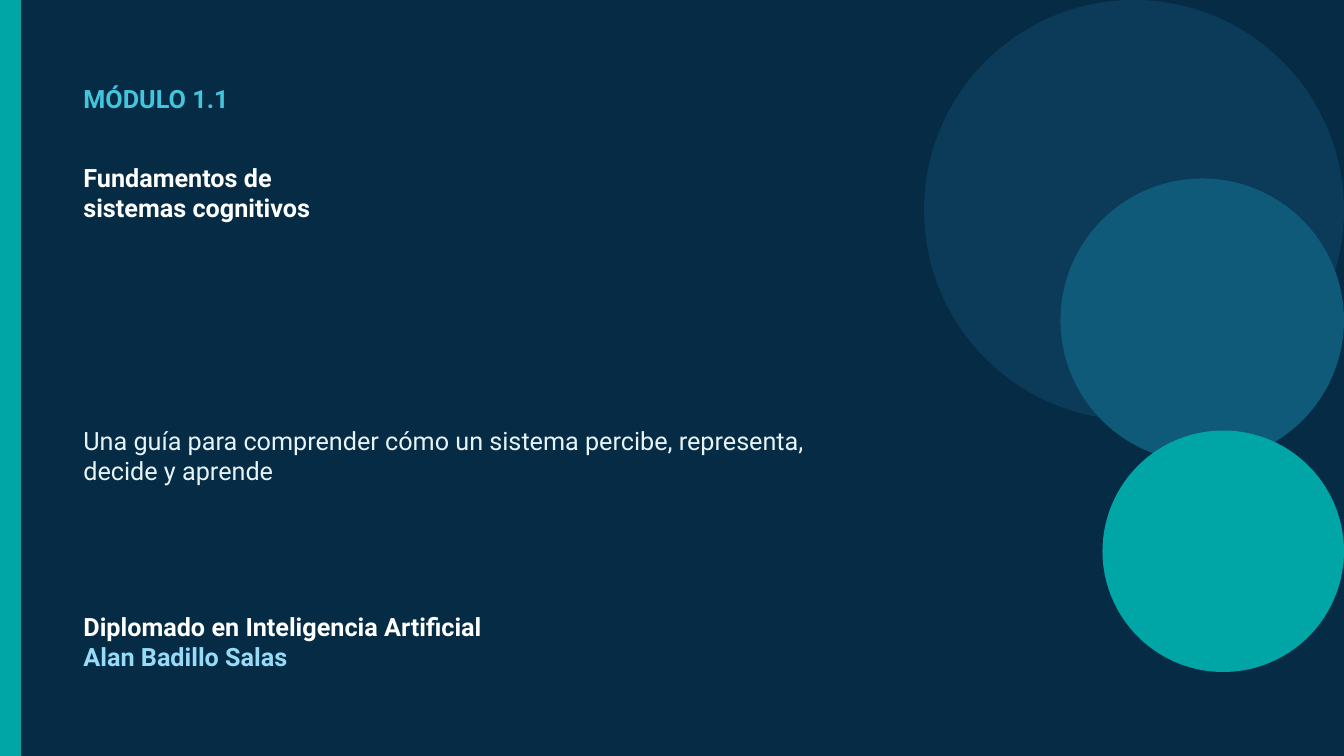
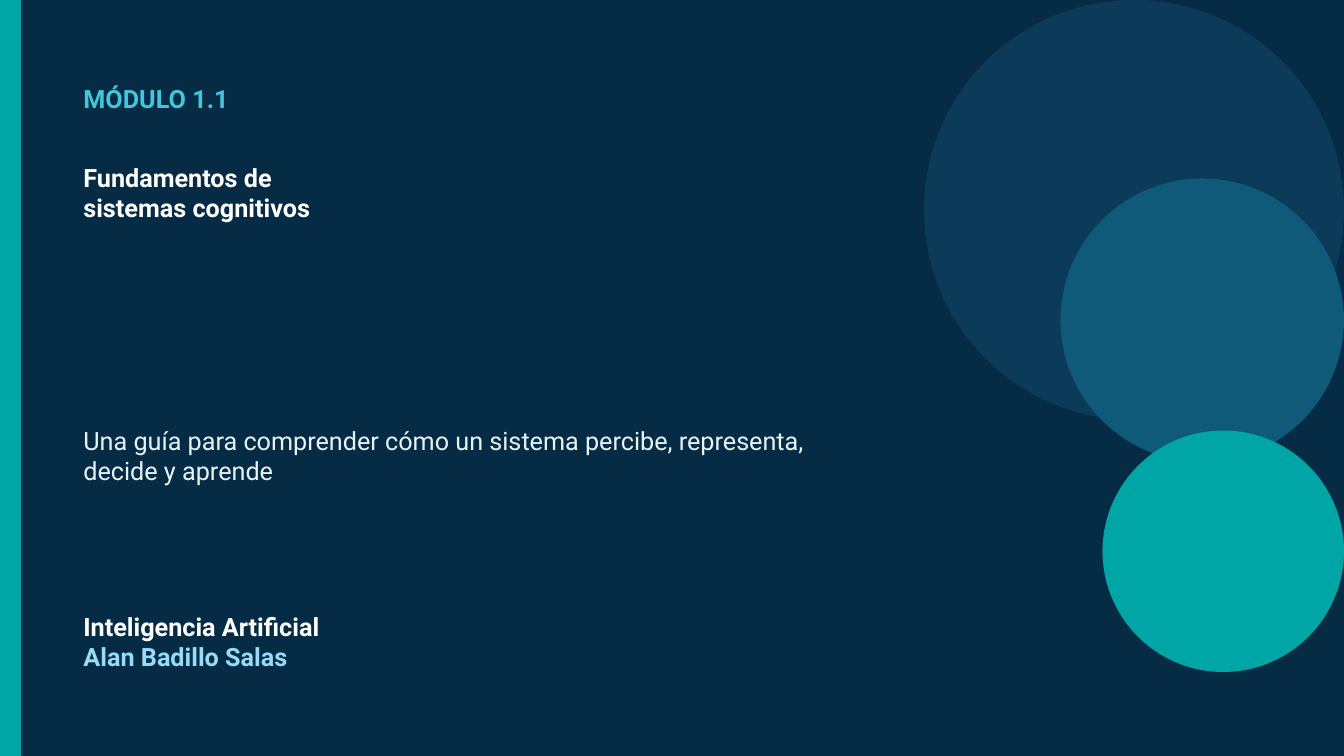
Before and after one commit to dragonnomada/diplomado-ia-asa, a slide deck: slide 1 of m101/M101 - Presentacion.pptx. Drawn at 1344x756 pixels with LibreOffice and Linux fonts; fonts in the diff are those of the drawing. Boxes give left, top, right and bottom in pixels: in the first picture for what was removed or moved away, otherwise in the second. Text is boxed around its words. In the diff, an @@ line names an element or a change of style, - is before the commit and + after.

Commit message:
Corrección diplomado

```diff
--- a/m101/M101 - Presentacion.pptx
+++ b/m101/M101 - Presentacion.pptx
@@ text at <box>83,617,319,642</box>: text changed @@
-Diplomado en Inteligencia Artificial
+Inteligencia Artificial
```
Also in this commit, not shown: 3 other files.
